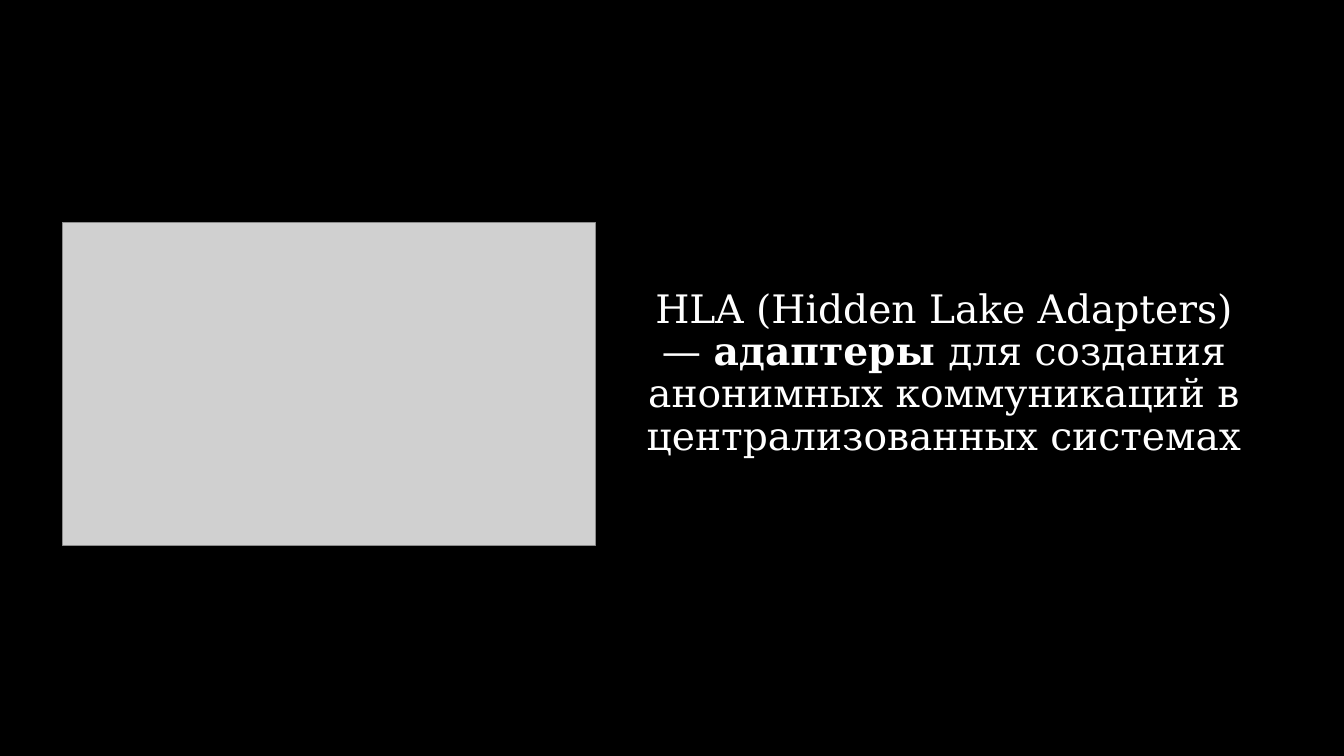
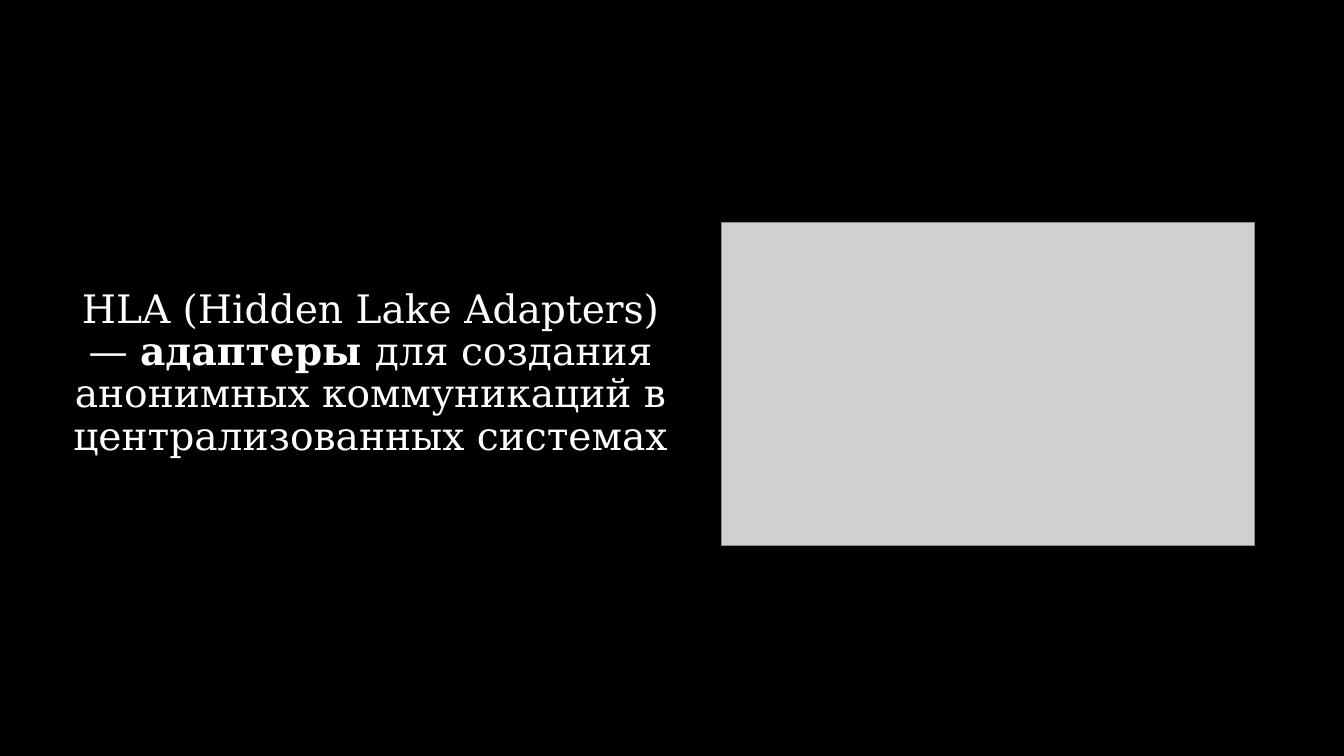
Before and after one commit to number571/go-peer, a slide deck: slide 18 of docs/hidden_lake_anonymous_network.pptx (slide 17 before the commit). Drawn at 1344x756 pixels with LibreOffice and Linux fonts; fonts in the diff are those of the drawing; grey boxes stand for pictures. Boxes give left, top, right and bottom in pixels: in the first picture for what was removed or moved away, otherwise in the second. Text is boxed around its words. In the diff, an @@ line names an element or a change of style, - is before the commit and + after.

```diff
--- a/docs/hidden_lake_anonymous_network.pptx
+++ b/docs/hidden_lake_anonymous_network.pptx
@@ picture: place and size @@
-picture at [63,223,596,545]
+picture at [721,223,1254,545]
@@ text "HLA (Hidden Lake Adapters) — ...": place and size @@
-text "HLA (Hidden Lake Adapters) — ..." at [647,293,1241,458]
+text "HLA (Hidden Lake Adapters) — ..." at [73,293,668,458]
```
Also in this commit, not shown: 2 other slides changed, 1 slide added, 5 other files.
